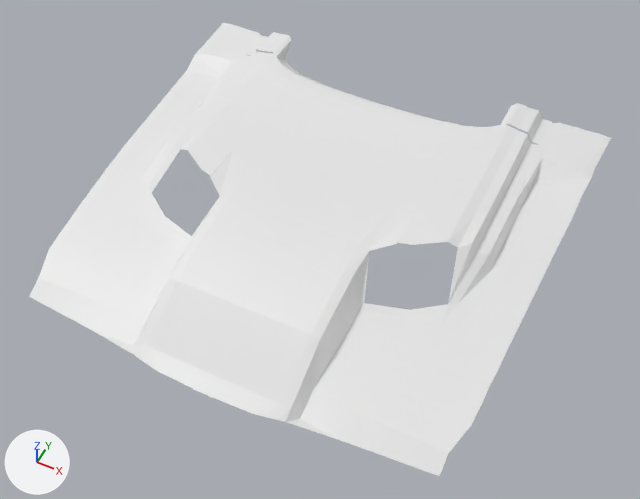
Before and after pictures for a commit that changed the Blender file Models/Vehicles/Land/Challenger70/challenger1970B.blend.
Camera for both pictures: a 50 mm lens placed at (3.74, -9.09, 9.45), pointed at (0.22, -2.06, 0.66). Lighting does not change. The marker at lower left points along +X, +Y and +Z.

The first picture shows 'Hood'.
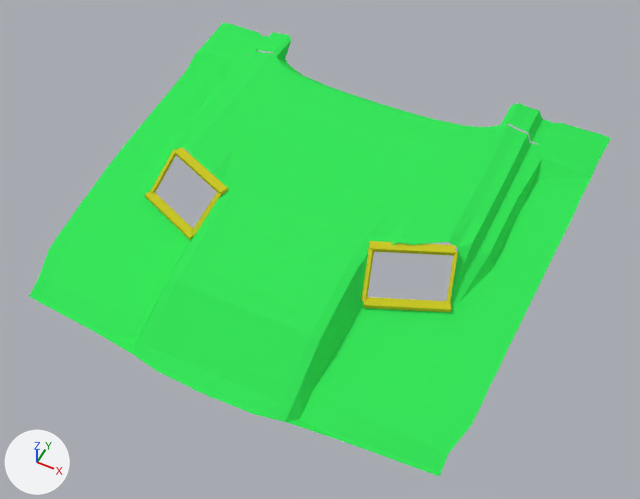
Changed parts and their boxes (x1, y1, x2, y2) in the pictures (640 x 499 px):
'Hood', recoloured (white to green): (29, 23, 611, 476) in both
'LScoopHood', added (yellow): after (361, 241, 458, 312)
'RScoopHood', added (yellow): after (145, 147, 228, 240)

The change in detail:
Material 'HoodColor' (mat_hoodcolor) is new.
Its base color is (0.0403, 0.8, 0.107) (green #39e75c).
Material 'HoddScoopColorl' (mat_hoddscoopcolorl) is new.
Its base color is (0.604, 0.581, 0.0228) (yellow #ccc92a).
me_plane_001 has 508 vertices, 394 faces, 2 loose edges and spans x -22.7..22.7, y -53.7..13.8, z -1.0..0.0.
me_plane_001 now uses material mat_hoodcolor (green #39e75c).
Mesh me_cube_003 is new.
It has 32 vertices, 24 faces and spans x -1.2..1.0, y -1.0..10.3, z -1.0..16.0.
It uses material mat_hoddscoopcolorl (yellow #ccc92a).
Mesh me_cube is new.
It has 32 vertices, 24 faces and spans x -1.1..1.1, y -1.0..10.3, z -1.3..15.2.
It uses material mat_hoddscoopcolorl (yellow #ccc92a).
Object 'RScoopHood' (ob_rscoophood) is new; it shows me_cube_003.
Its parent is ob_hood.
Its matrix parent inverse is Matrix(((7.193, 0.0, 0.0, 0.0198), (0.0, 11.52, 0.0, 0.0109), (0.0, 0.0, 1.0, -1.511), (0.0, 0.0, 0.0, 1.0))).
Its location is (-1.676, -2.671, 1.016).
Its rotation in degrees is (0, 0, -23).
Its scale is (0.522, 0.0619, 0.027).
Object 'LScoopHood' (ob_lscoophood) is new; it shows me_cube.
Its parent is ob_hood.
Its matrix parent inverse is Matrix(((7.193, 0.0, 0.0, 0.0198), (0.0, 11.52, 0.0, 0.0109), (0.0, 0.0, 1.0, -1.511), (0.0, 0.0, 0.0, 1.0))).
Its location is (1.7, -2.671, 1.016).
Its rotation in degrees is (0, 0, 23).
Its scale is (0.522, 0.0619, 0.027).
